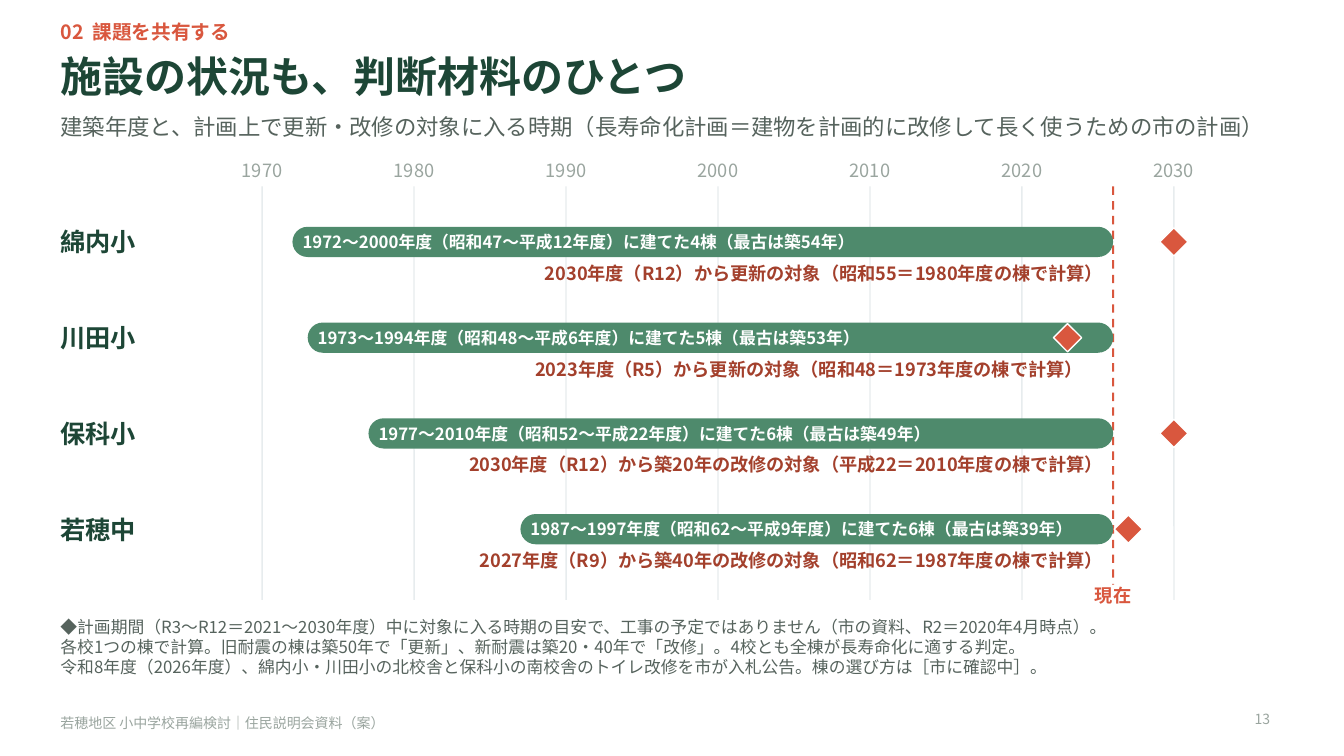
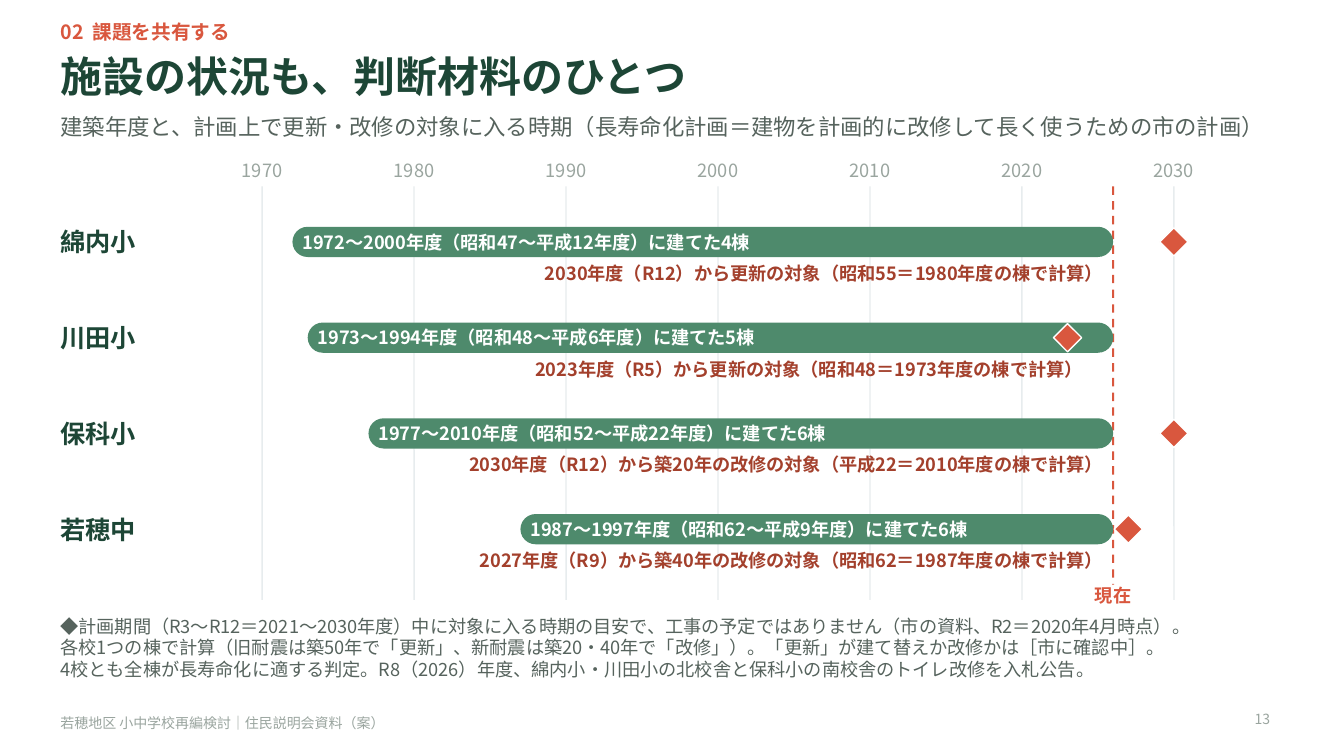
Before and after one commit to Masaki12008/GS, a slide deck: slide 13 of output/若穂地区_住民説明会資料.pptx. Drawn at 1344x756 pixels with LibreOffice and Linux fonts; fonts in the diff are those of the drawing. Boxes give left, top, right and bottom in pixels: in the first picture for what was removed or moved away, otherwise in the second. Text is boxed around its words. In the diff, an @@ line names an element or a change of style, - is before the commit and + after.

```diff
--- a/output/若穂地区_住民説明会資料.pptx
+++ b/output/若穂地区_住民説明会資料.pptx
@@ text at <box>303,233,751,251</box>: text changed; size 12 to 13 pt @@
-1972〜2000年度（昭和47〜平成12年度）に建てた4棟（最古は築54年）
+1972〜2000年度（昭和47〜平成12年度）に建てた4棟
@@ text at <box>318,328,755,346</box>: text changed; size 12 to 13 pt @@
-1973〜1994年度（昭和48〜平成6年度）に建てた5棟（最古は築53年）
+1973〜1994年度（昭和48〜平成6年度）に建てた5棟
@@ text at <box>379,424,827,442</box>: text changed; size 12 to 13 pt @@
-1977〜2010年度（昭和52〜平成22年度）に建てた6棟（最古は築49年）
+1977〜2010年度（昭和52〜平成22年度）に建てた6棟
@@ text at <box>530,520,967,538</box>: text changed; size 12 to 13 pt @@
-1987〜1997年度（昭和62〜平成9年度）に建てた6棟（最古は築39年）
+1987〜1997年度（昭和62〜平成9年度）に建てた6棟
@@ text at <box>60,617,1190,635</box>: size 12 to 13 pt in "◆計画期間（R3〜R12＝2021〜2030年度）中に対象に入る時期の目安で、工事の予定ではありません（市の資料、R2＝ ..." @@
@@ text at <box>60,638,1164,678</box>: text changed; size 12 to 13 pt @@
-各校1つの棟で計算。旧耐震の棟は築50年で「更新」、新耐震は築20・40年で「改修」。4校とも全棟が長寿命化に適する判定。
-令和8年度（2026年度）、綿内小・川田小の北校舎と保科小の南校舎のトイレ改修を市が入札公告。棟の選び方は［市に確認中］。
+各校1つの棟で計算（旧耐震は築50年で「更新」、新耐震は築20・40年で「改修」）。「更新」が建て替えか改修かは［市に確認中］。
+4校とも全棟が長寿命化に適する判定。R8（2026）年度、綿内小・川田小の北校舎と保科小の南校舎のトイレ改修を入札公告。
```
Also in this commit, not shown: 27 other slides changed, 14 other files.
